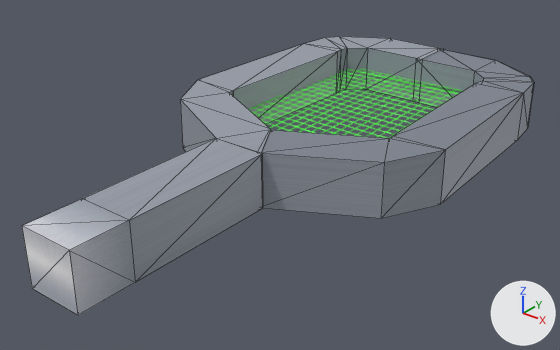
An edit to the COLLADA model res/models/tenis_racket/tenis_racket.dae, drawn before and after from the same camera.
Rendered twice from a camera (50 mm lens) standing at (15.7, -10.8, 11.3) and looking at (-0.2, 9.1, -1.1). Lighting does not change. The marker at lower right points along +X, +Y and +Z. Mesh edges are drawn as thin lines on the coarser meshes. Where no turn or scale is listed for an object, it has been applied to the vertices. Vertices at the same position are counted once.

Before the edit, the objects in view are built like this:
```python
me_cube = bpy.data.meshes.new('Cube')
me_cube.from_pydata(...)  # 84 vertices, 140 faces; spans x -5.7..5.5, y -1.0..20.7, z -1.0..1.0
me_cube.materials.append(mat_material)  # picture img_material_base_color_png
me_plane = bpy.data.meshes.new('Plane')
me_plane.from_pydata(...)  # 5757 vertices, 14828 faces; spans x -4.11..3.91, y -5.44..5.0, z -0.1..0.12
me_plane.materials.append(mat_material_001)  # picture img_plane_base_color_png
ob_cube = bpy.data.objects.new('Cube', me_cube)
ob_cube.location = (0.0, 0.0, 0.0)
ob_plane = bpy.data.objects.new('Plane', me_plane)
ob_plane.location = (0.0, 13.71, 0.0)
```
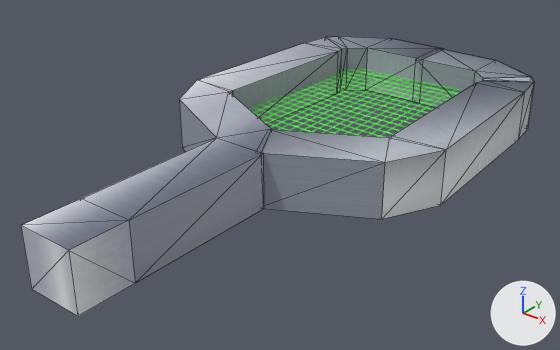
Where the newer file only moved an object's origin or applied its transform, the numbers keep the older frame.

Where the change shows, as pixel boxes (x1, y1, x2, y2) in the pictures (560 x 350 px):
```json
{"object": "Cube", "change": "reshaped", "before": [22, 37, 534, 315], "after": [21, 36, 534, 316]}
{"part": 1, "of": "me_cube", "change": "built on", "before": [180, 37, 534, 162], "after": [180, 36, 534, 162]}
{"part": 2, "of": "me_cube", "change": "surface changed", "before": [22, 37, 534, 315], "after": [21, 36, 534, 316]}
```

Scene script edits in JSON lines:
```json
{"block": "me_cube", "where": "# used by ob_cube; location = (0.0, 0.0, 0.0)"}
{"op": "remove", "block": "me_cube", "code": "me_cube.from_pydata(...)  # 84 vertices, 140 faces; spans x -5.7..5.5, y -1.0..20.7, z -1.0..1.0"}
{"op": "add", "block": "me_cube", "code": "me_cube.from_pydata(...)  # 100 vertices, 168 faces; spans x -5.7..5.5, y -1.0..20.7, z -1.1..1.0"}
{"block": "me_cube", "change": "me_cube part 1"}
{"block": "me_cube", "change": "2 vertices are removed from x -5.5..0.0, y 17.3..18.7, z -1.0..1.0"}
{"block": "me_cube", "change": "52 faces are deleted"}
{"block": "me_cube", "change": "18 vertices are added at x -5.5..5.1, y 17.4..20.7, z -1.1..1.0"}
{"block": "me_cube", "change": "80 new faces join them"}
{"block": "me_cube", "change": "me_cube part 2: 68 kept faces spanning x -5.7..5.5, y -1.0..20.7, z -1.1..1.0 get new texture (UV) coordinates"}
```
